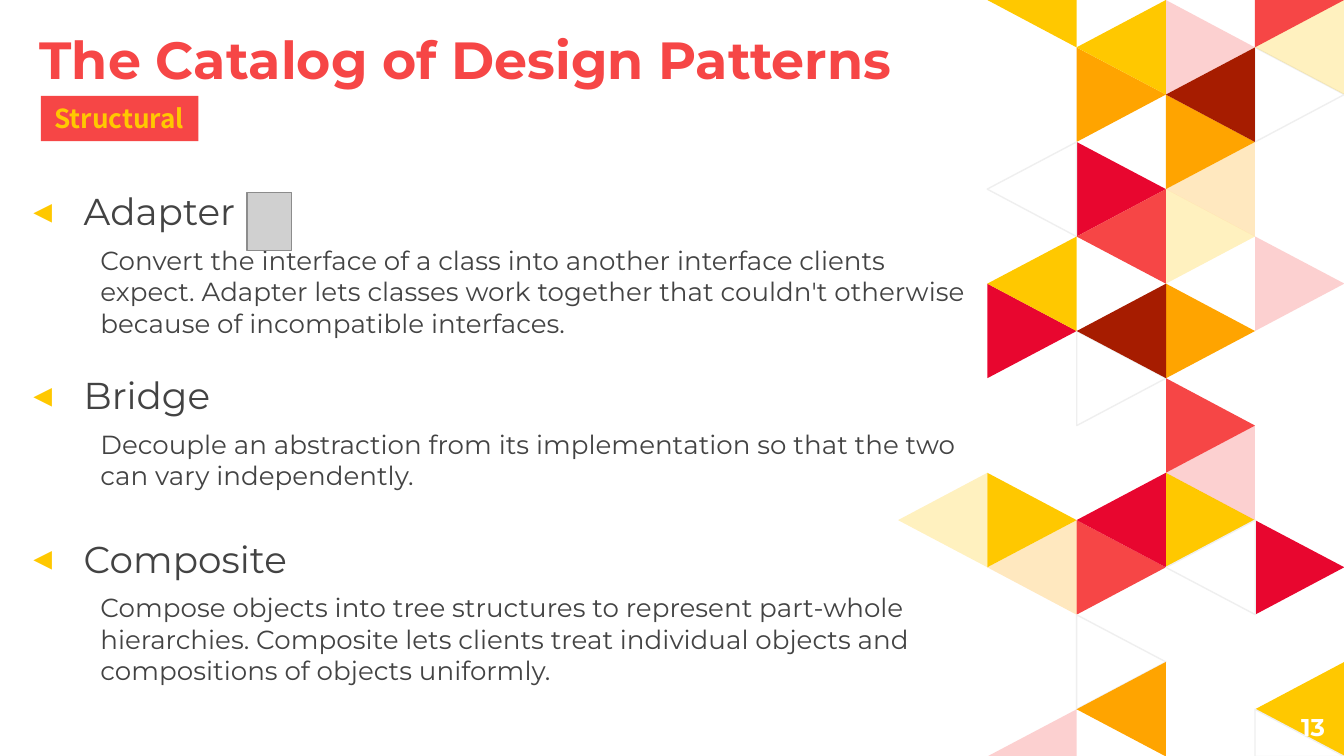
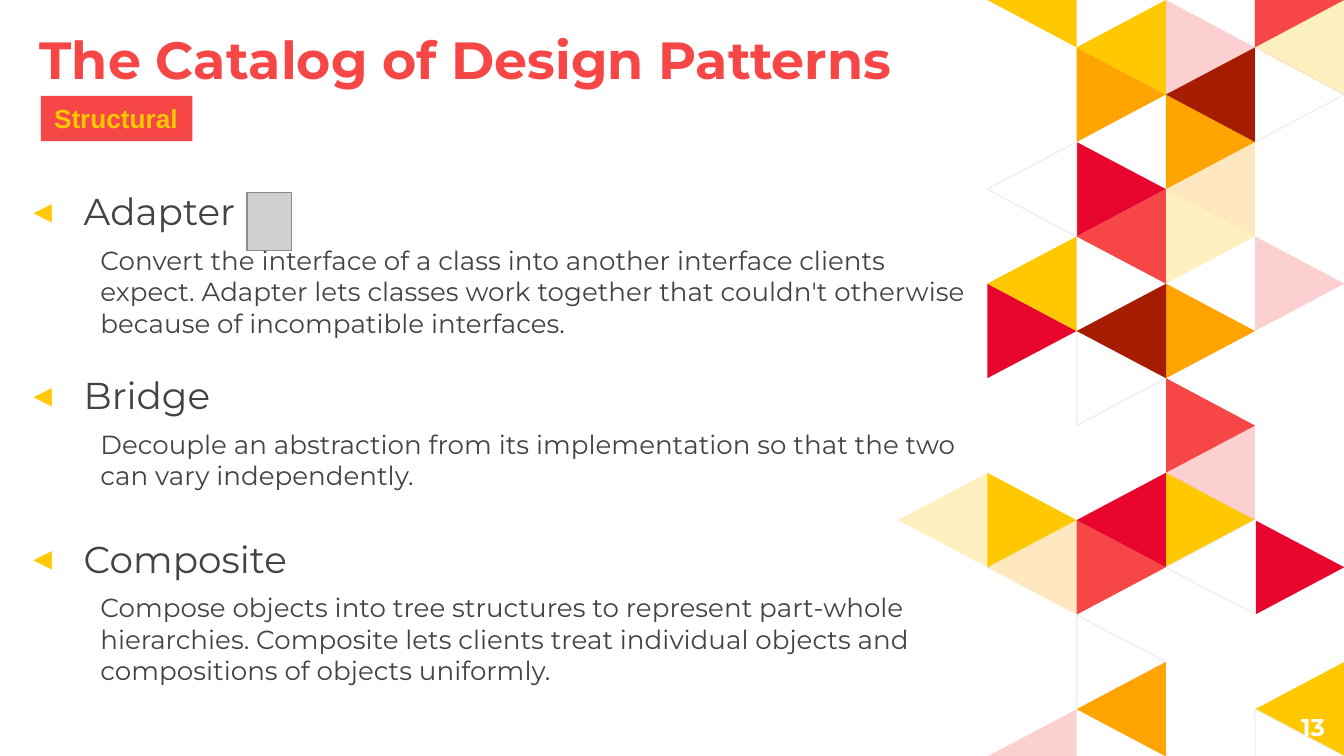
Before and after one commit to parsa-abbasi/DesignPatterns, a slide deck: slide 13 of DesignPatterns.pptx. Drawn at 1344x756 pixels with LibreOffice and Linux fonts; fonts in the diff are those of the drawing; grey boxes stand for pictures. Boxes give left, top, right and bottom in pixels: in the first picture for what was removed or moved away, otherwise in the second. Text is boxed around its words. In the diff, an @@ line names an element or a change of style, - is before the commit and + after.

```diff
--- a/DesignPatterns.pptx
+++ b/DesignPatterns.pptx
@@ rectangle "Structural": place and size @@
-rectangle "Structural" at [40,95,198,141]
+rectangle "Structural" at [40,95,192,141]
@@ rectangle "Structural" at [40,95,192,141]: font Noto Sans CJK SC to Arial @@
```
Also in this commit, not shown: 12 other slides changed, 6 slides added, 5 other files.
